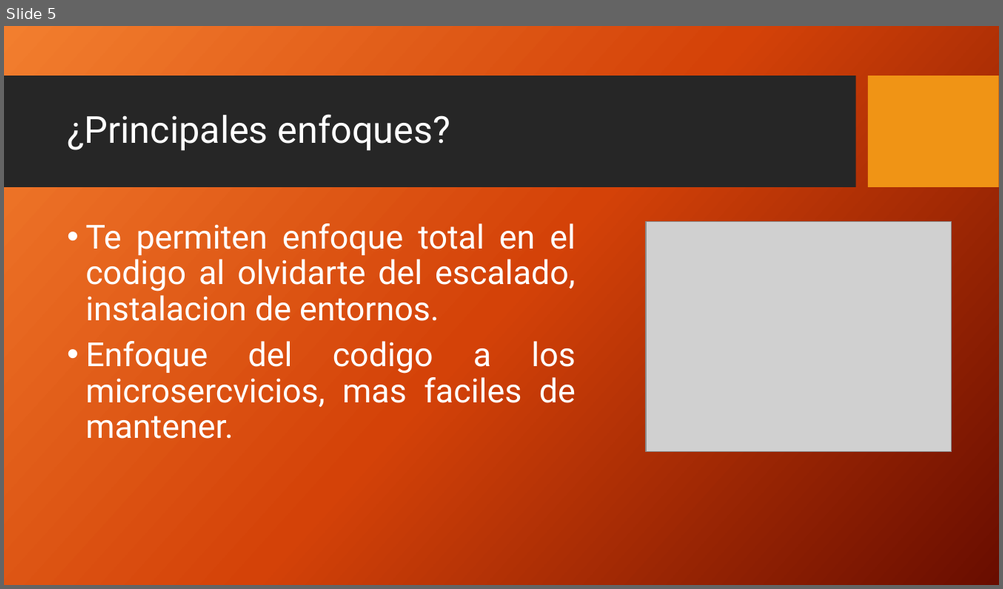
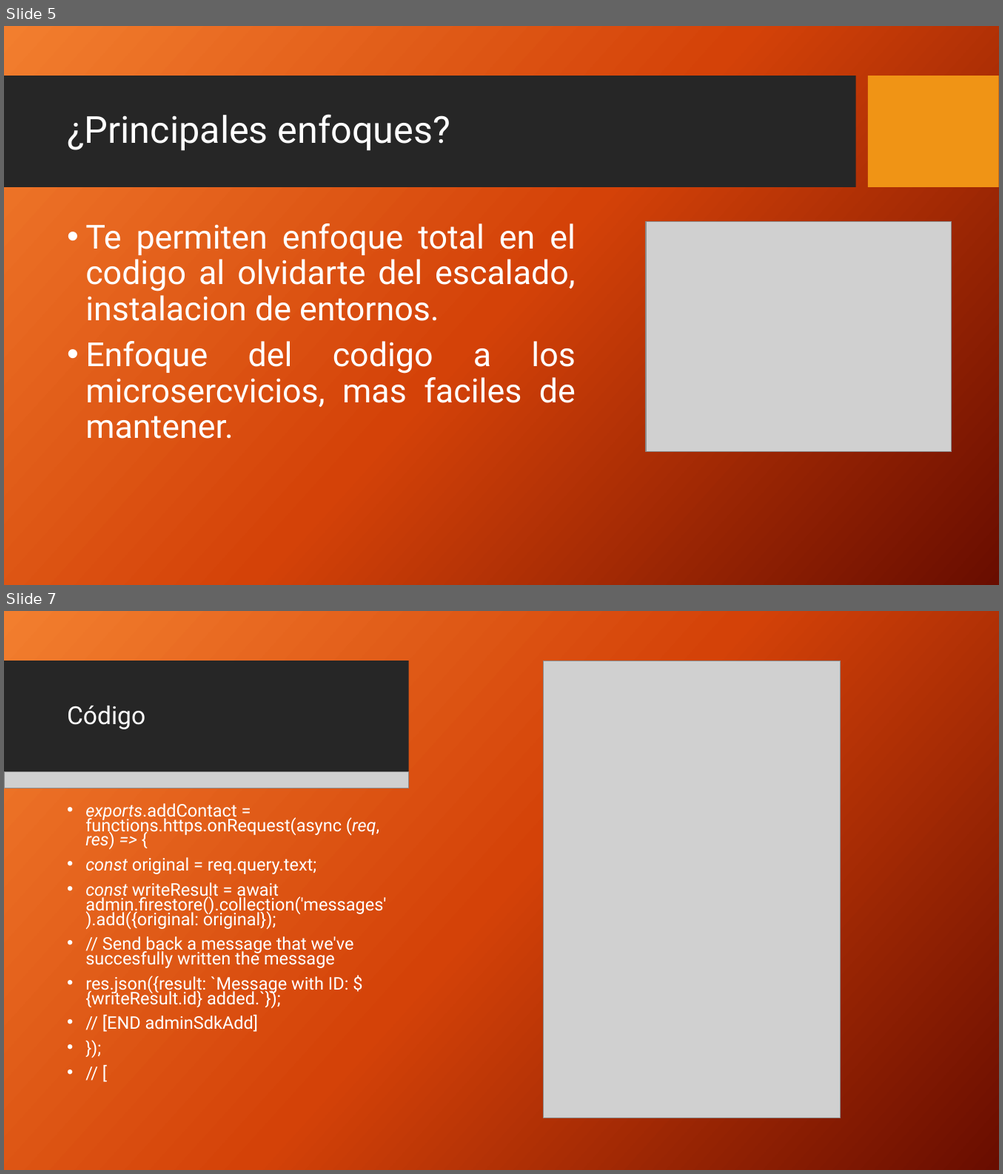
Before and after one commit to eddieware/Ppt_Cloud_Functions, a slide deck: Cloud_functions.pptx. Shown one above the other, each under a label of ours: slide 5 before the commit, slides 5 and 7 after it; the slides between them are not shown. The pictures are 1003x589 and 1003x1174 pixels, drawn with LibreOffice and Linux fonts; fonts in the diff are those of the drawing; grey boxes stand for pictures; background and template pictures are left out. Boxes give left, top, right and bottom in pixels: in the first picture for what was removed or moved away, otherwise in the second. Text is boxed around its words. In the diff, an @@ line names an element or a change of style, - is before the commit and + after.

```diff
--- a/Cloud_functions.pptx
+++ b/Cloud_functions.pptx
@@ slide 7 added at <box>4,611,999,1170</box>, background picture (left out); not listed: 2 template elements that a slide beside it also shows @@
@@ rectangle added at <box>4,611,999,1170</box>, fill gradient #F18031 to #D54209 to #6A0D00 @@
@@ rectangle added at <box>4,661,408,773</box>, fill #262626 @@
@@ picture added at <box>543,661,840,1119</box> @@
@@ title added at <box>67,705,145,729</box>, 24 pt, text #FFFFFF @@
+Código
@@ picture added at <box>4,772,408,788</box> @@
@@ text added at <box>85,803,386,1032</box>, 16.8 pt, text #FFFFFF @@
+• exports.addContact = functions.https.onRequest(async (req, res) => {
+• const original = req.query.text;
+• const writeResult = await admin.firestore().collection('messages').add({original: original});
+• // Send back a message that we've succesfully written the message
+• res.json({result: `Message with ID: ${writeResult.id} added.`});
+• // [END adminSdkAdd]
+• });
+• // [
```
Also in this commit, not shown: 1 other slide added, 3 slides removed, 1 other file.
